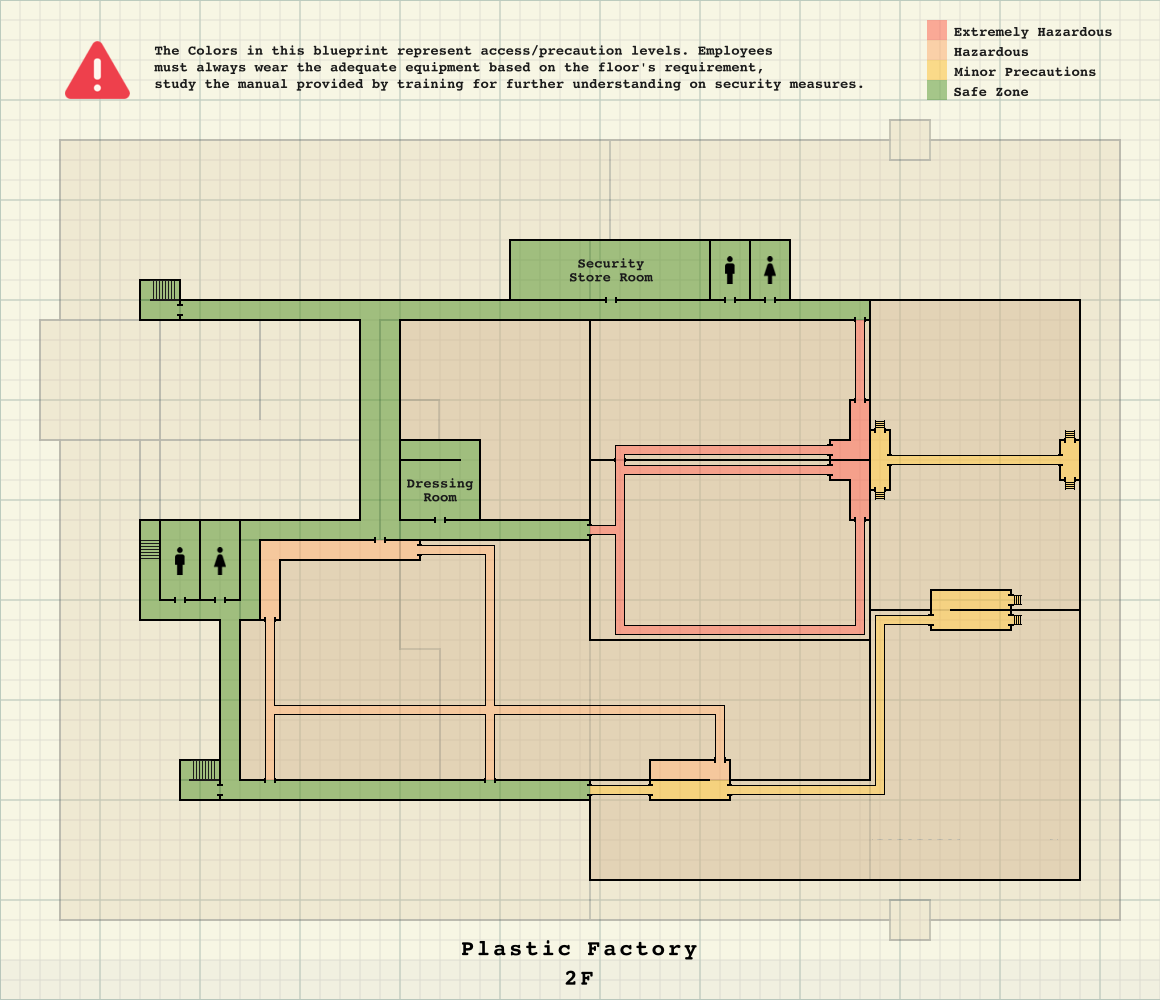
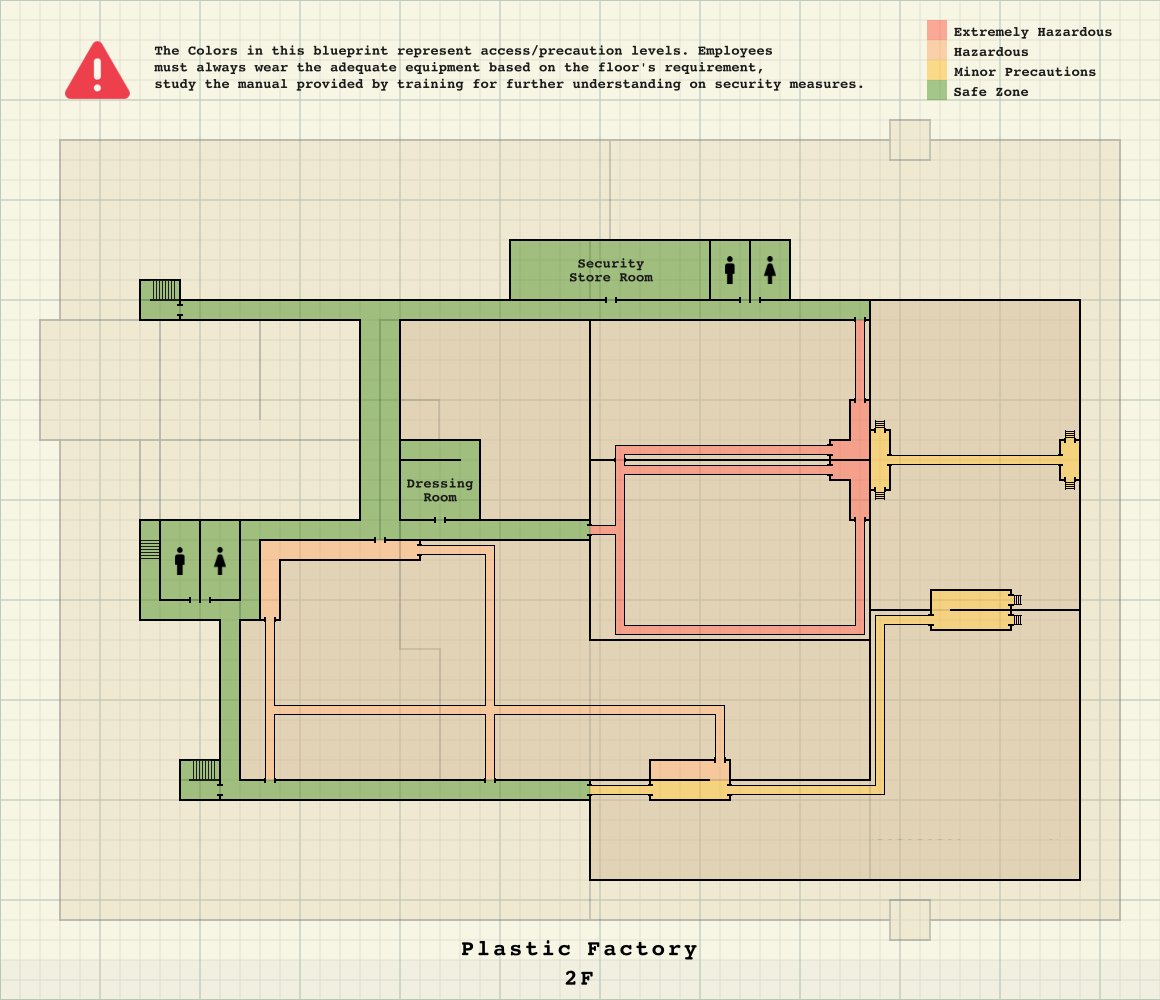
The second w=1160, h=1000 image is a revision of the first. Changes to its layers:
painted on "higher structure Merged" (1st of 2, in "Group 3") over [174, 297, 776, 603]
painted on "Paint Layer 1 Merged" over [174, 297, 776, 603]
painted on "higher structure Merged" (2nd of 2, in "Group 3") over [174, 297, 776, 603]
painted on "Background" (2nd of 2) over [174, 297, 776, 603]
